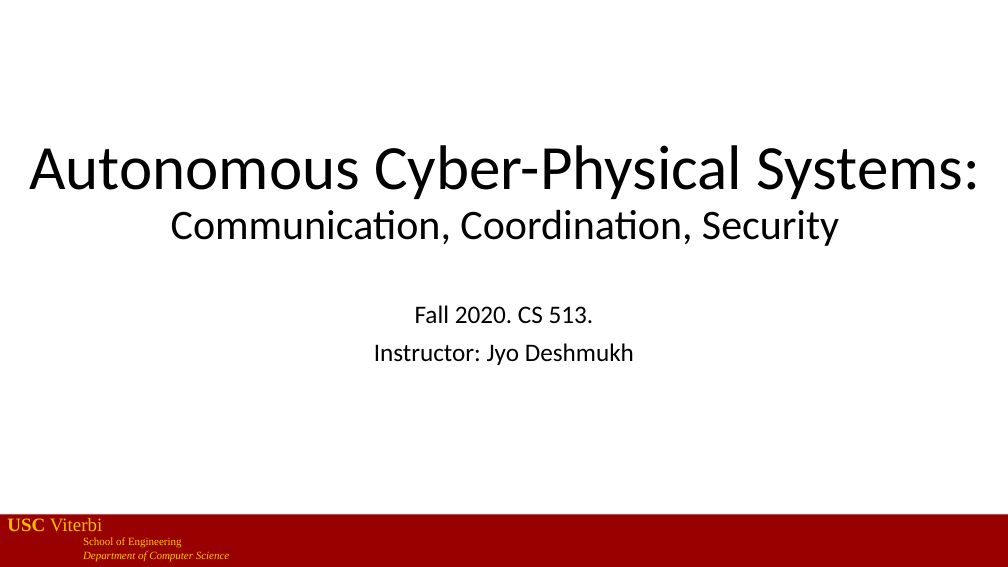
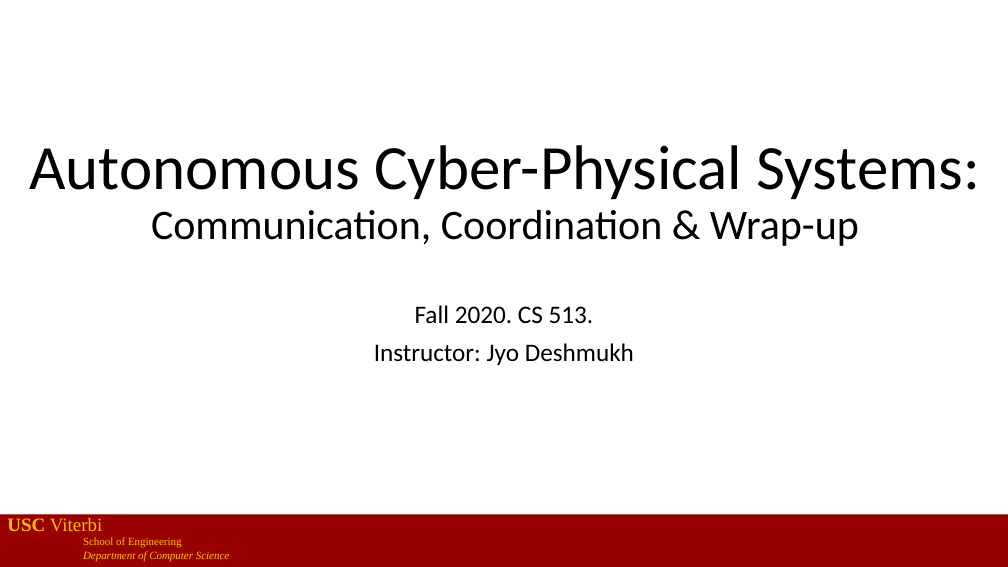
Before and after one commit to jdeshmukh/jdeshmukh.github.io, a slide deck: slide 1 of teaching/cs513slides/lecture13-communication-and-security.pptx. Drawn at 1008x567 pixels with LibreOffice and Linux fonts; fonts in the diff are those of the drawing. Boxes give left, top, right and bottom in pixels: in the first picture for what was removed or moved away, otherwise in the second. Text is boxed around its words. In the diff, an @@ line names an element or a change of style, - is before the commit and + after.

```diff
--- a/teaching/cs513slides/lecture13-communication-and-security.pptx
+++ b/teaching/cs513slides/lecture13-communication-and-security.pptx
@@ title at (x1=29, y1=145, x2=981, y2=246): text changed @@
-Autonomous Cyber-Physical Systems:
-Communication, Coordination, Security
+Autonomous Cyber-Physical Systems:
+Communication, Coordination & Wrap-up
```
Also in this commit, not shown: 28 other slides changed, 2 other files.
